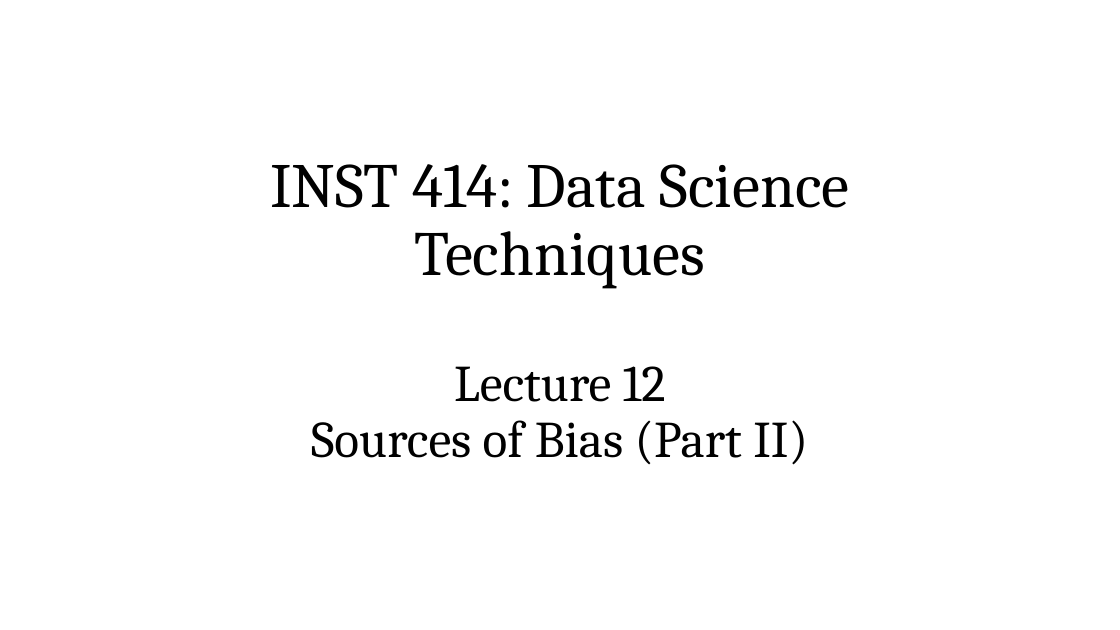
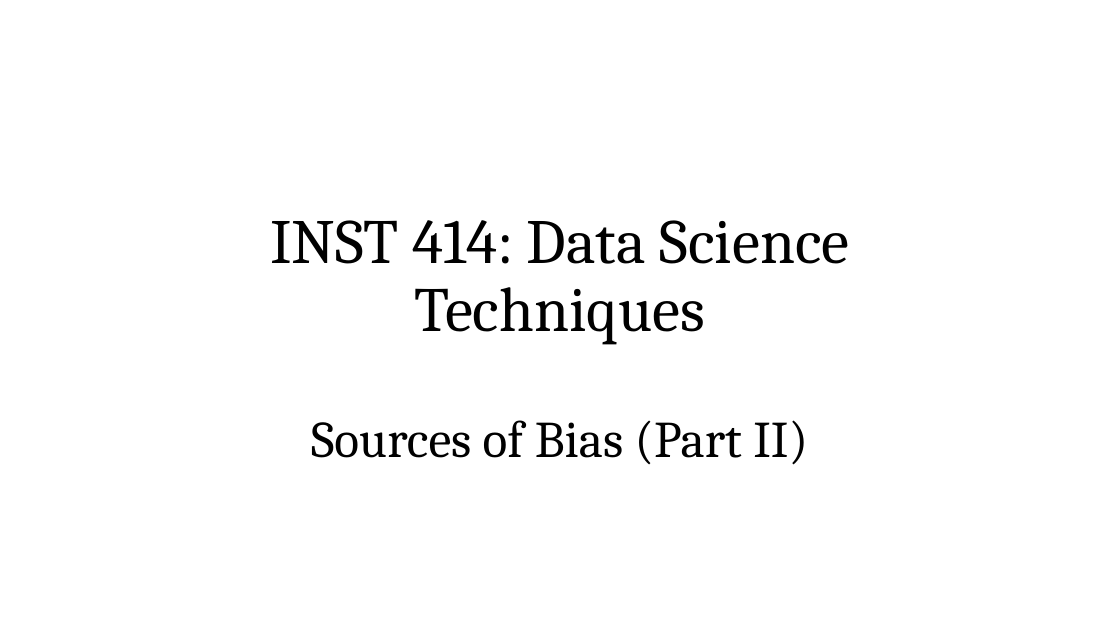
Before and after one commit to zjelveh/zjelveh.github.io, a slide deck: slide 1 of files/inst414_spring2026/lectures/lecture_12.pptx. Drawn at 1120x630 pixels with LibreOffice and Linux fonts; fonts in the diff are those of the drawing. Boxes give left, top, right and bottom in pixels: in the first picture for what was removed or moved away, otherwise in the second. Text is boxed around its words. In the diff, an @@ line names an element or a change of style, - is before the commit and + after.

Commit message:
Post Sources of Bias II lecture

```diff
--- a/files/inst414_spring2026/lectures/lecture_12.pptx
+++ b/files/inst414_spring2026/lectures/lecture_12.pptx
@@ title at bbox=[270, 220, 850, 465]: text changed; size 44.1 to 54 pt @@
-INST 414: Data Science Techniques
-Lecture 12
-Sources of Bias (Part II)
+INST 414: Data Science Techniques
+Sources of Bias (Part II)
```
Also in this commit, not shown: 9 other slides changed, 6 slides added, 14 slides removed, 1 other file.
